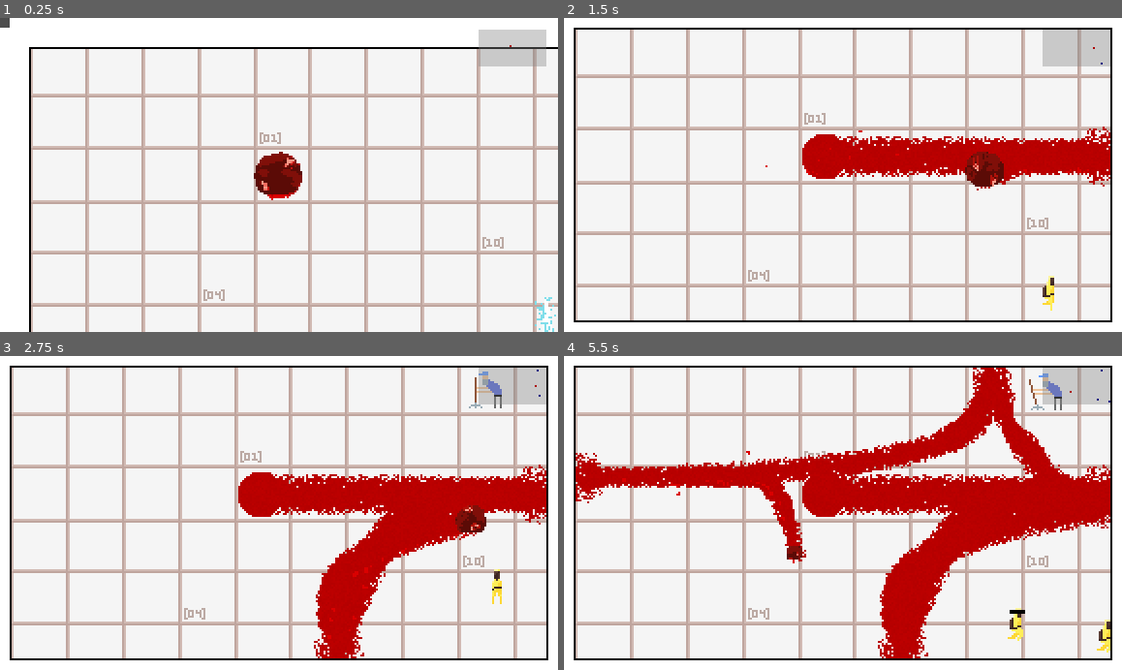
Above: before the commit, frames 1-4 (two rows, left to right).
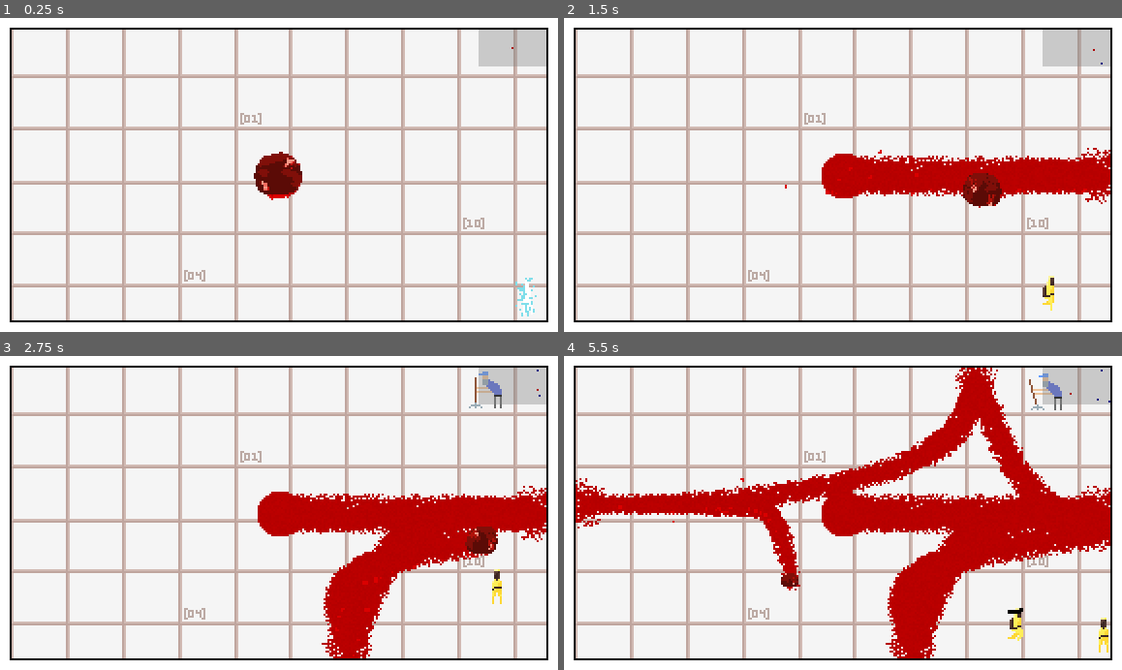
Above: after the commit, the same moments.

Repository: fawfle/blood-jam-cu
Game: Godot game, scene res://scenes/main.tscn
Two runs of this game, one before a commit and one after it. Both use one fixed random seed, a clock stepped at 60 frames per second and the inputs below.
Inputs:
- Up to frame 1 (0.25 s): no input
- Up to frame 2 (1.5 s): tap Enter at 0.5, 1.35 s; hold D (right) 0.53-1.28 s; tap Shift (dash) at 0.6 s; hold S (backward) from 1.28 s (still down)
- Up to frame 3 (2.75 s): release S (backward) at 2.03 s; hold D (right) from 2.03 s (still down); tap Backspace at 2.1 s
- Up to frame 4 (5.5 s): release D (right) at 2.78 s; hold W (forward) 2.78-3.53 s; tap one key every 0.75 s from 2.85 s: 0 9 Shift (dash) Enter; hold A (left) 3.53-5.03 s; hold S (backward) from 5.03 s (still down)

The runs differ from the first frame. In frame 1, 24% of the frame differs, in the area x 0-100%, y 0-100%; in frame 2, 7.3%; in frame 3, 8.8%; in frame 4, 18%.

Commit message:
fixed issue

Diff:
--- a/scenes/enemies/flamer/flamer.gd
+++ b/scenes/enemies/flamer/flamer.gd
@@ -45,7 +45,6 @@
 	#	animated_sprite.flip_h = false
 	#	animated_sprite.play("run_side")
 	var orientation = rad_to_deg(velocity.angle())
-	print(orientation)
 	if velocity == Vector2.ZERO:
 		animated_sprite.play("idle")
 	elif orientation < -15 && orientation > -60:
--- a/scenes/main.tscn
+++ b/scenes/main.tscn
@@ -50,7 +50,7 @@
 [node name="Timer" type="Timer" parent="ScoreTracker"]
 autostart = true
 
-[node name="AudioStreamPlayer2D" type="AudioStreamPlayer" parent="."]
+[node name="Music" type="AudioStreamPlayer" parent="."]
 stream = ExtResource("9_85g3d")
 autoplay = true
 
--- a/scenes/wall/wall.gd
+++ b/scenes/wall/wall.gd
@@ -32,9 +32,6 @@
 			background.position = Vector2(0, BACKGROUND_SIZE / 2)
 
 func update_to_room_size(room_size, duration: float = 0):
-	var tween = create_tween()
-	tween.set_parallel(true)
-
 	var size: Vector2 = Vector2(room_size.x, WALL_WIDTH)
 	if wall_position == WallPosition.LEFT or wall_position == WallPosition.RIGHT:
 		size = Vector2(WALL_WIDTH, room_size.y)
@@ -64,8 +61,14 @@
 
 	background.region_rect = Rect2(Vector2.ZERO, background_rect_size)
 
-	tween.tween_property(sprite, "region_rect", target_region_rect, duration)
-	tween.tween_property(self, "position", target_position, duration)
+	if duration != 0:
+		var tween = create_tween()
+		tween.set_parallel(true)
+		tween.tween_property(sprite, "region_rect", target_region_rect, duration)
+		tween.tween_property(self, "position", target_position, duration)
+	else:
+		sprite.region_rect = target_region_rect
+		position = target_position
 
 func is_vertical_wall():
 	return wall_position == WallPosition.LEFT or wall_position == WallPosition.RIGHT
